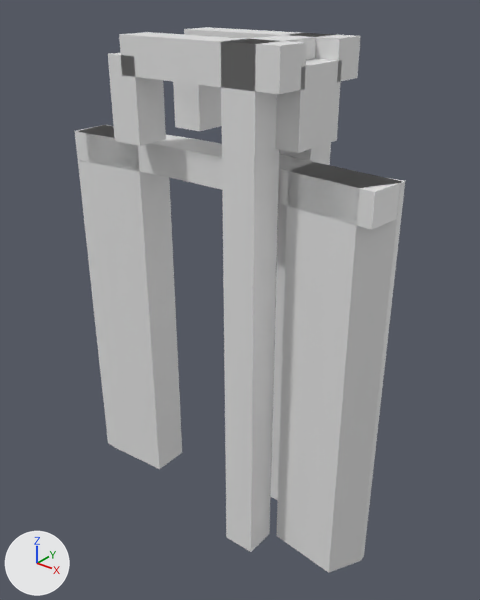
A saved change to the glTF model models/oostzaan/oostzaan-brug-99297161/oostzaan-brug-99297161.glb.
Rendered twice from a 50 mm camera at (10.67, -12.53, 4.76) aimed at (0.35, 0.38, -3.24). Lighting does not change. The marker at lower left points along +X, +Y and +Z. The first picture is the older version.

Names of what the first picture shows: 'building:balans', 'building:balans 2', 'building:contragewicht', 'building:hamei', 'building:hamei 2', 'building:hangstang', 'building:hangstang 2', 'building:portaal', 'road:dek', 'road:landhoofd (aangenomen)', 'road:landhoofd (aangenomen) 2'.
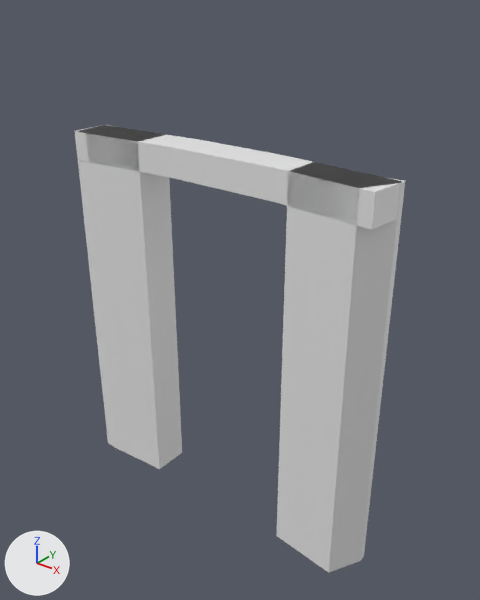
Boxes (x1, y1, x2, y2) around the edits, measured in the pictures (480 x 600 px):
'building:hamei 2', deleted
    before: (221, 39, 279, 552)
'building:balans 2', deleted
    before: (119, 32, 307, 94)
'building:contragewicht', deleted
    before: (275, 59, 342, 153)
'building:hangstang 2', deleted
    before: (108, 53, 166, 146)
'building:hamei', deleted
    before: (271, 33, 336, 500)
'building:balans', deleted
    before: (184, 27, 361, 82)
'building:hangstang', deleted
    before: (173, 82, 222, 131)
'building:portaal', deleted
    before: (240, 34, 321, 60)

Diff of the bpy script that builds the scene:
```diff
--- a/models/oostzaan/oostzaan-brug-99297161/oostzaan-brug-99297161.glb.py
+++ b/models/oostzaan/oostzaan-brug-99297161/oostzaan-brug-99297161.glb.py
@@ ob_building_hamei @@
-ob_building_hamei = bpy.data.objects.new('building:hamei', me_hamei)
-ob_building_hamei.location = (0.0, 0.0, 0.0)
@@ ob_building_hamei_2 @@
-ob_building_hamei_2 = bpy.data.objects.new('building:hamei 2', me_hamei_2)
-ob_building_hamei_2.location = (0.0, 0.0, 0.0)
@@ ob_building_portaal @@
-ob_building_portaal = bpy.data.objects.new('building:portaal', me_portaal)
-ob_building_portaal.location = (0.0, 0.0, 0.0)
@@ ob_building_balans @@
-ob_building_balans = bpy.data.objects.new('building:balans', me_balans)
-ob_building_balans.location = (0.0, 0.0, 0.0)
@@ ob_building_hangstang @@
-ob_building_hangstang = bpy.data.objects.new('building:hangstang', me_hangstang)
-ob_building_hangstang.location = (0.0, 0.0, 0.0)
@@ ob_building_balans_2 @@
-ob_building_balans_2 = bpy.data.objects.new('building:balans 2', me_balans_2)
-ob_building_balans_2.location = (0.0, 0.0, 0.0)
@@ ob_building_hangstang_2 @@
-ob_building_hangstang_2 = bpy.data.objects.new('building:hangstang 2', me_hangstang_2)
-ob_building_hangstang_2.location = (0.0, 0.0, 0.0)
@@ ob_building_contragewicht @@
-ob_building_contragewicht = bpy.data.objects.new('building:contragewicht', me_contragewicht)
-ob_building_contragewicht.location = (0.0, 0.0, 0.0)
```
